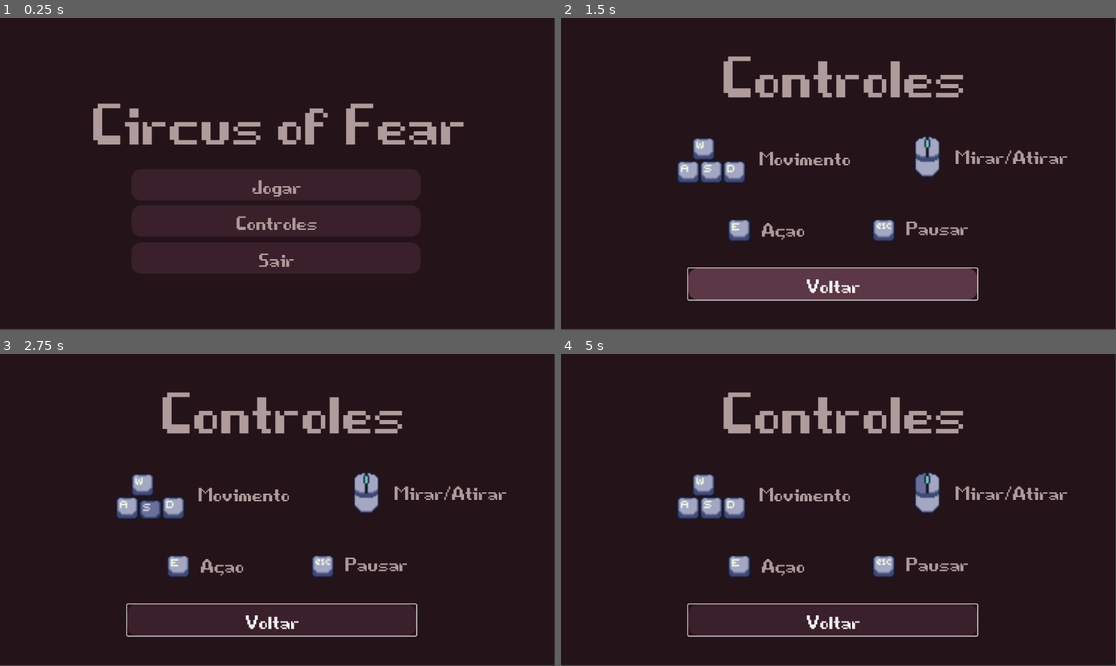
Above: before the commit, frames 1-4 (two rows, left to right).
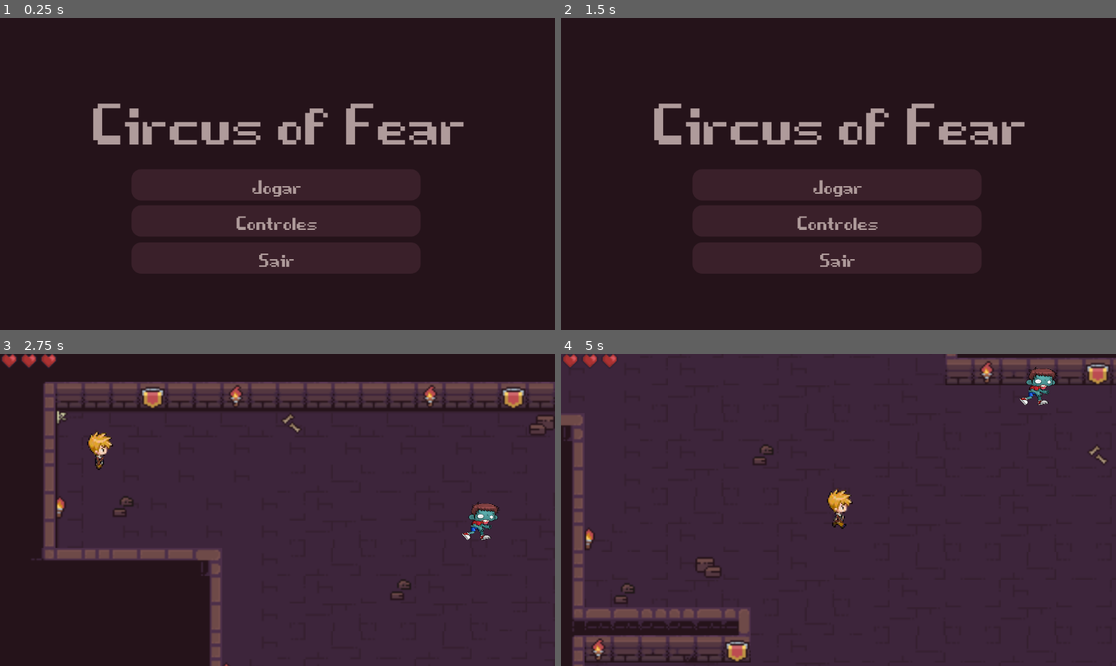
Above: after the commit, the same moments.

Repository: RodrigoGoncalves24/Circus_of_fear
Game: Godot game, scene res://scenes/game_menu.tscn
The game is run twice, just before and just after one commit, with the same random seed, the same clock (stepped at 60 frames per second) and the same inputs.
Inputs (mouse positions are in pixels of both pictures, inside the frame that each line leads up to):
- Up to frame 1 (0.25 s): no input
- Up to frame 2 (1.5 s): click "Controles" at 0.5 s; click "Voltar" at 1.25 s
- Up to frame 3 (2.75 s): click (277, 519) at 2 s, where only the run after the commit has a clickable "Jogar"
- Up to frame 4 (5 s): tap Enter (interact) at 2.75, 3.6 s; move the mouse to (960, 494) at 2.77 s; hold D (right) 2.78-3.53 s; tap X (level_cleared) at 2.85, 3.8, 4.35 s; move the mouse to (727, 525) at 3.52 s; hold S (down) 3.53-4.28 s; move the mouse to (894, 441) at 4.27 s; hold D (right) from 4.28 s (still down)

The runs differ from the first frame. In frame 1, 0.3% of the frame differs, in the area x 0-100%, y 0-100%; in frame 2, 15%; in frame 3, 66%; in frame 4, 88%.

Commit message:
Ajustando botoes e telas extras

Diff:
--- a/scenes/crianca.tscn
+++ b/scenes/crianca.tscn
@@ -222,6 +222,7 @@
 one_shot = true
 
 [node name="health_bar" type="CanvasLayer" parent="."]
+layer = 0
 
 [node name="HBoxContainer" type="HBoxContainer" parent="health_bar"]
 offset_right = 40.0
--- a/scenes/game.tscn
+++ b/scenes/game.tscn
@@ -8,11 +8,10 @@
 process_mode = 3
 script = ExtResource("1_yqjtg")
 
+[node name="UI" type="CanvasLayer" parent="."]
+
+[node name="Game_Paused" parent="UI" instance=ExtResource("3_lnu2h")]
+top_level = true
+
 [node name="Level" parent="." instance=ExtResource("1_fd8wr")]
 process_mode = 1
-
-[node name="Game_Paused" parent="." instance=ExtResource("3_lnu2h")]
-top_level = true
-
-[editable path="Level"]
-[editable path="Level/Crianca"]
--- a/scenes/game_menu.tscn
+++ b/scenes/game_menu.tscn
@@ -1,9 +1,7 @@
-[gd_scene load_steps=9 format=3 uid="uid://dvdyj3uieok3l"]
+[gd_scene load_steps=7 format=3 uid="uid://dvdyj3uieok3l"]
 
 [ext_resource type="FontFile" uid="uid://cyuusg1liruco" path="res://textures/game_over.ttf" id="1_mw6r2"]
-[ext_resource type="Script" uid="uid://cl58bbi10xt3e" path="res://scripts/button_jogar.gd" id="2_ldg7d"]
-[ext_resource type="Script" uid="uid://78patcpkwj54" path="res://scripts/button_controles.gd" id="3_aru3y"]
-[ext_resource type="Script" uid="uid://dc1a04bwfwpmp" path="res://scripts/button_sair.gd" id="4_0b27c"]
+[ext_resource type="Script" uid="uid://bywux6m28wxf3" path="res://scripts/game_menu.gd" id="1_vrsc2"]
 
 [sub_resource type="LabelSettings" id="LabelSettings_dy3ie"]
 font = ExtResource("1_mw6r2")
@@ -37,11 +35,15 @@
 anchor_bottom = 1.0
 grow_horizontal = 2
 grow_vertical = 2
+script = ExtResource("1_vrsc2")
 
 [node name="ColorRect" type="ColorRect" parent="."]
-layout_mode = 0
-offset_right = 1151.0
-offset_bottom = 646.0
+layout_mode = 1
+anchors_preset = 15
+anchor_right = 1.0
+anchor_bottom = 1.0
+grow_horizontal = 2
+grow_vertical = 2
 color = Color(0.14509805, 0.07450981, 0.101960786, 1)
 
 [node name="Label" type="Label" parent="ColorRect"]
@@ -67,7 +69,6 @@
 theme_override_styles/pressed = SubResource("StyleBoxFlat_h8i2o")
 theme_override_styles/hover = SubResource("StyleBoxFlat_dy3ie")
 text = "Jogar"
-script = ExtResource("2_ldg7d")
 
 [node name="Controles" type="Button" parent="ColorRect"]
 layout_mode = 0
@@ -82,7 +83,6 @@
 theme_override_styles/pressed = SubResource("StyleBoxFlat_h8i2o")
 theme_override_styles/hover = SubResource("StyleBoxFlat_dy3ie")
 text = "Controles"
-script = ExtResource("3_aru3y")
 
 [node name="Sair" type="Button" parent="ColorRect"]
 layout_mode = 0
@@ -97,4 +97,7 @@
 theme_override_styles/pressed = SubResource("StyleBoxFlat_h8i2o")
 theme_override_styles/hover = SubResource("StyleBoxFlat_dy3ie")
 text = "Sair"
-script = ExtResource("4_0b27c")
+
+[connection signal="pressed" from="ColorRect/Jogar" to="." method="_on_jogar_pressed"]
+[connection signal="pressed" from="ColorRect/Controles" to="." method="_on_controles_pressed"]
+[connection signal="pressed" from="ColorRect/Sair" to="." method="_on_sair_pressed"]
--- a/scenes/game_paused.tscn
+++ b/scenes/game_paused.tscn
@@ -1,13 +1,8 @@
-[gd_scene load_steps=10 format=3 uid="uid://bh16hus80ht8e"]
+[gd_scene load_steps=8 format=3 uid="uid://bh16hus80ht8e"]
 
+[ext_resource type="Script" uid="uid://g5rauilgmgs3" path="res://scripts/game_paused.gd" id="1_0acj3"]
 [ext_resource type="Material" uid="uid://wdb4d5yld8nm" path="res://shaders/blur.tres" id="1_r1bre"]
 [ext_resource type="FontFile" uid="uid://cyuusg1liruco" path="res://textures/game_over.ttf" id="1_ukphe"]
-[ext_resource type="Script" uid="uid://78patcpkwj54" path="res://scripts/button_controles.gd" id="3_37l1g"]
-[ext_resource type="Script" uid="uid://dc1a04bwfwpmp" path="res://scripts/button_sair.gd" id="4_yvmuh"]
-
-[sub_resource type="GDScript" id="GDScript_0acj3"]
-script/source = "extends Control
-"
 
 [sub_resource type="LabelSettings" id="LabelSettings_dy3ie"]
 font = ExtResource("1_ukphe")
@@ -42,7 +37,7 @@
 anchor_bottom = 1.0
 grow_horizontal = 2
 grow_vertical = 2
-script = SubResource("GDScript_0acj3")
+script = ExtResource("1_0acj3")
 
 [node name="Blur" type="ColorRect" parent="."]
 material = ExtResource("1_r1bre")
@@ -70,7 +65,7 @@
 label_settings = SubResource("LabelSettings_dy3ie")
 horizontal_alignment = 1
 
-[node name="Voltar" type="Button" parent="CenterContainer/VBoxContainer"]
+[node name="Continuar" type="Button" parent="CenterContainer/VBoxContainer"]
 layout_mode = 2
 theme_override_colors/font_color = Color(0.6862745, 0.60784316, 0.60784316, 1)
 theme_override_fonts/font = ExtResource("1_ukphe")
@@ -78,18 +73,7 @@
 theme_override_styles/normal = SubResource("StyleBoxFlat_2mkfd")
 theme_override_styles/pressed = SubResource("StyleBoxFlat_h8i2o")
 theme_override_styles/hover = SubResource("StyleBoxFlat_dy3ie")
-text = "Voltar"
-
-[node name="Controles" type="Button" parent="CenterContainer/VBoxContainer"]
-layout_mode = 2
-theme_override_colors/font_color = Color(0.6862745, 0.60784316, 0.60784316, 1)
-theme_override_fonts/font = ExtResource("1_ukphe")
-theme_override_font_sizes/font_size = 100
-theme_override_styles/normal = SubResource("StyleBoxFlat_2mkfd")
-theme_override_styles/pressed = SubResource("StyleBoxFlat_h8i2o")
-theme_override_styles/hover = SubResource("StyleBoxFlat_dy3ie")
-text = "Controles"
-script = ExtResource("3_37l1g")
+text = "Continuar"
 
 [node name="Sair" type="Button" parent="CenterContainer/VBoxContainer"]
 layout_mode = 2
@@ -100,4 +84,6 @@
 theme_override_styles/pressed = SubResource("StyleBoxFlat_h8i2o")
 theme_override_styles/hover = SubResource("StyleBoxFlat_dy3ie")
 text = "Sair"
-script = ExtResource("4_yvmuh")
+
+[connection signal="pressed" from="CenterContainer/VBoxContainer/Continuar" to="." method="_on_continuar_pressed"]
+[connection signal="pressed" from="CenterContainer/VBoxContainer/Sair" to="." method="_on_sair_pressed"]
--- a/scenes/gameover.tscn
+++ b/scenes/gameover.tscn
@@ -1,8 +1,7 @@
-[gd_scene load_steps=11 format=3 uid="uid://bpggd4gu6vkcn"]
+[gd_scene load_steps=10 format=3 uid="uid://bpggd4gu6vkcn"]
 
 [ext_resource type="Script" uid="uid://dsw4nl466nfr8" path="res://scripts/gameover.gd" id="1_2mkfd"]
 [ext_resource type="FontFile" uid="uid://cyuusg1liruco" path="res://textures/game_over.ttf" id="1_v8l1s"]
-[ext_resource type="Script" uid="uid://cfos52slkjeee" path="res://scripts/button_play_again.gd" id="3_2mkfd"]
 
 [sub_resource type="LabelSettings" id="LabelSettings_dy3ie"]
 font = ExtResource("1_v8l1s")
@@ -106,10 +105,11 @@
 theme_override_styles/pressed = SubResource("StyleBoxFlat_h8i2o")
 theme_override_styles/hover = SubResource("StyleBoxFlat_dy3ie")
 text = "Play Again"
-script = ExtResource("3_2mkfd")
 
 [node name="AnimationPlayer" type="AnimationPlayer" parent="ColorRect"]
 root_node = NodePath("../Label")
 libraries = {
 &"": SubResource("AnimationLibrary_h8i2o")
 }
+
+[connection signal="pressed" from="ColorRect/Button" to="." method="_on_button_pressed"]
--- a/scenes/level_2.tscn
+++ b/scenes/level_2.tscn
@@ -40,18 +40,17 @@
 tile_map_data = PackedByteArray("AAASAAEAAAAEAAcAAAAFAAEAAAAEAAcAAAAIAAEAAAAAAAkAAAAIAAsAAAABAAkAAAAIAA8AAAAAAAkAAAAIAB …(336 unchanged characters)…
 tile_set = ExtResource("1_jm1iu")
 
+[node name="SceneLimitPrev" type="Area2D" parent="Cenario"]
+position = Vector2(-6, 120)
+
+[node name="CollisionShape2D" type="CollisionShape2D" parent="Cenario/SceneLimitPrev"]
+position = Vector2(0.48051453, 0.1635437)
+shape = SubResource("RectangleShape2D_eqxsl")
+disabled = true
+
 [node name="Porta" parent="Cenario" groups=["portas"] instance=ExtResource("3_pbc48")]
 position = Vector2(992, 416)
 scale = Vector2(2, 2)
-
-[node name="SceneLimitPrev" type="Area2D" parent="Cenario/Porta"]
-position = Vector2(-499, -148)
-scale = Vector2(0.5, 0.5)
-
-[node name="CollisionShape2D" type="CollisionShape2D" parent="Cenario/Porta/SceneLimitPrev"]
-position = Vector2(0.48051453, 0.1635437)
-shape = SubResource("RectangleShape2D_eqxsl")
-disabled = true
 
 [node name="Chest" parent="Cenario" instance=ExtResource("3_eqxsl")]
 position = Vector2(385, 92)
@@ -68,3 +67,5 @@
 
 [node name="Zumbi3" parent="." instance=ExtResource("5_b4j7a")]
 position = Vector2(686, 553)
+
+[connection signal="body_entered" from="Cenario/SceneLimitPrev" to="Cenario/Porta" method="_on_scene_limit_prev_body_entered"]
--- a/scenes/level_3.tscn
+++ b/scenes/level_3.tscn
@@ -47,7 +47,6 @@
 [node name="CollisionShape2D" type="CollisionShape2D" parent="Cenario/SceneLimitPrev"]
 position = Vector2(0.48051453, 0.1635437)
 shape = SubResource("RectangleShape2D_uwxec")
-disabled = true
 
 [node name="Crianca" parent="." instance=ExtResource("2_uwxec")]
 position = Vector2(173, 139)
--- a/scenes/controles.tscn
+++ b/scenes/menu_controles.tscn
@@ -1,12 +1,11 @@
-[gd_scene load_steps=31 format=3 uid="uid://byhahyf15uv1j"]
-
-[ext_resource type="Script" uid="uid://bf1phdmpud62c" path="res://scripts/controles.gd" id="1_tdf2h"]
-[ext_resource type="FontFile" uid="uid://cyuusg1liruco" path="res://textures/game_over.ttf" id="2_tdf2h"]
-[ext_resource type="Texture2D" uid="uid://dwbh6q0fpp5vg" path="res://textures/gdb-keyboard-2.png" id="3_tdf2h"]
-[ext_resource type="Script" uid="uid://duhh83msidi0s" path="res://scripts/button_controles_voltar.gd" id="4_tdf2h"]
+[gd_scene load_steps=30 format=3 uid="uid://byhahyf15uv1j"]
+
+[ext_resource type="Script" uid="uid://de02xiivdsqvf" path="res://scripts/menu_controles.gd" id="1_n4rxx"]
+[ext_resource type="FontFile" uid="uid://cyuusg1liruco" path="res://textures/game_over.ttf" id="2_mj6fx"]
+[ext_resource type="Texture2D" uid="uid://bbro8dclq8hsn" path="res://textures/gdb-keyboard-2.png" id="3_711sx"]
 
 [sub_resource type="LabelSettings" id="LabelSettings_dy3ie"]
-font = ExtResource("2_tdf2h")
+font = ExtResource("2_mj6fx")
 font_size = 300
 font_color = Color(0.6877407, 0.6082873, 0.60804355, 1)
 
@@ -196,7 +195,7 @@
 anchor_bottom = 1.0
 grow_horizontal = 2
 grow_vertical = 2
-script = ExtResource("1_tdf2h")
+script = ExtResource("1_n4rxx")
 
 [node name="ColorRect" type="ColorRect" parent="."]
 layout_mode = 0
@@ -223,13 +222,12 @@
 offset_right = 863.9015
 offset_bottom = 585.0657
 theme_override_colors/font_color = Color(0.6862745, 0.60784316, 0.60784316, 1)
-theme_override_fonts/font = ExtResource("2_tdf2h")
+theme_override_fonts/font = ExtResource("2_mj6fx")
 theme_override_font_sizes/font_size = 100
 theme_override_styles/normal = SubResource("StyleBoxFlat_tdf2h")
 theme_override_styles/pressed = SubResource("StyleBoxFlat_y8bqw")
 theme_override_styles/hover = SubResource("StyleBoxFlat_v15ka")
 text = "Voltar"
-script = ExtResource("4_tdf2h")
 
 [node name="mouse" type="AnimatedSprite2D" parent="ColorRect"]
 position = Vector2(758.9015, 288.06567)
@@ -302,3 +300,5 @@
 offset_bottom = 316.06567
 text = "Movimento"
 label_settings = SubResource("LabelSettings_tdf2h")
+
+[connection signal="pressed" from="ColorRect/Voltar" to="." method="_on_voltar_pressed"]
--- a/scenes/porta.tscn
+++ b/scenes/porta.tscn
@@ -34,3 +34,5 @@
 [node name="ZonaLimite" type="CollisionShape2D" parent="SceneLimit"]
 position = Vector2(0.040901184, -0.0061383247)
 shape = SubResource("RectangleShape2D_rwxfp")
+
+[connection signal="body_entered" from="SceneLimit" to="." method="_on_scene_limit_body_entered"]
--- a/scripts/button_controles.gd
+++ /dev/null
@@ -1,4 +0,0 @@
-extends Button
-
-func _pressed() -> void:
-	get_tree().change_scene_to_file("res://scenes/controles.tscn")
--- a/scripts/button_controles_voltar.gd
+++ /dev/null
@@ -1,4 +0,0 @@
-extends Button
-
-func _pressed() -> void:
-	get_tree().change_scene_to_file("res://scenes/gamebegin.tscn")
--- a/scripts/button_jogar.gd
+++ /dev/null
@@ -1,4 +0,0 @@
-extends Button
-
-func _pressed() -> void:
-	get_tree().change_scene_to_file("res://scenes/game.tscn")
--- a/scripts/button_play_again.gd
+++ /dev/null
@@ -1,5 +0,0 @@
-extends Button
-
-func _pressed() -> void:
-	# game.level_cleared = false
-	get_tree().change_scene_to_file("res://scenes/game.tscn")
--- a/scripts/button_sair.gd
+++ /dev/null
@@ -1,4 +0,0 @@
-extends Button
-
-func _pressed() -> void:
-	pass
--- a/scripts/game.gd
+++ b/scripts/game.gd
@@ -1,31 +1,31 @@
 extends Node2D
 
-@onready var level: Node = $Level
-@onready var player: CharacterBody2D = level.get_node("Crianca")
-@onready var pause: Control = $Game_Paused
-
+@onready var level: Node
+@onready var player: CharacterBody2D
+@onready var tela_pause: Control = $UI/Game_Paused
 @onready var current_level = 1
 
 @export var monsters_count = 2
 
 func _ready() -> void:
-	pause.hide()
+	var qtd_filhos = get_child_count()
+	level = get_child(qtd_filhos-1)
+	player = level.get_node("Crianca")
+	tela_pause.hide()
 
 func _physics_process(delta: float) -> void:
 	if Input.is_action_just_pressed("pause") and get_tree().paused:
-		print("UNPAUSE")
 		_Unpause()
 	elif Input.is_action_just_pressed("pause"):
-		print("PAUSE")
 		_Pause()
 
 func _Pause():
 	get_tree().paused = true
-	pause.show()
+	tela_pause.show()
 
 func _Unpause():
 	get_tree().paused = false
-	pause.hide()
+	tela_pause.hide()
 
 func proxima_fase():
 	call_deferred("goto_scene", "res://scenes/level_" + str(switch_level(1)) + ".tscn")
--- /dev/null
+++ b/scripts/game_menu.gd
@@ -0,0 +1,10 @@
+extends Control
+
+func _on_jogar_pressed() -> void:
+	get_tree().change_scene_to_file("res://scenes/game.tscn")
+
+func _on_controles_pressed() -> void:
+	get_tree().change_scene_to_file("res://scenes/menu_controles.tscn")
+
+func _on_sair_pressed() -> void:
+	get_tree().quit()
--- /dev/null
+++ b/scripts/game_paused.gd
@@ -0,0 +1,10 @@
+extends Control
+
+func _on_continuar_pressed() -> void:
+	get_tree().paused = false
+	hide()
+
+func _on_sair_pressed() -> void:
+	get_tree().paused = false
+	hide()
+	get_tree().change_scene_to_file("res://scenes/game_menu.tscn")
--- a/scripts/gameover.gd
+++ b/scripts/gameover.gd
@@ -4,3 +4,6 @@
 
 func _ready():
 	anim_player.play("game over animation")
+
+func _on_button_pressed() -> void:
+	get_tree().change_scene_to_file("res://scenes/game.tscn")
--- a/scripts/controles.gd
+++ b/scripts/menu_controles.gd
@@ -29,3 +29,6 @@
 	key.play("default")
 	await get_tree().create_timer(1.0).timeout
 	key.stop()
+
+func _on_voltar_pressed() -> void:
+	get_tree().change_scene_to_file("res://scenes/game_menu.tscn")
--- a/scripts/porta.gd
+++ b/scripts/porta.gd
@@ -39,11 +39,12 @@
 	aberta.hide()
 	collider.set_deferred("disabled", false)
 
-func _on_scene_limit_entered(body):
+func _on_scene_limit_body_entered(body: CharacterBody2D) -> void:
 	if game and level_cleared:
 		game.proxima_fase()
 
-func _on_scene_limit_prev_entered(body):
+func _on_scene_limit_prev_body_entered(body: CharacterBody2D) -> void:
 	print("vai voltar")
+	#TODO: MOVER ESSA PARTE PARA UM NOVO SCRIPT DE "PASSAGEM" OU ALGO ASSIM
 	if game:
 		game.fase_anterior()
Not shown: 7 places in scenes/menu_controles.tscn that only renumber resources
Not shown: 1 places in scenes/porta.tscn that only renumber resources
